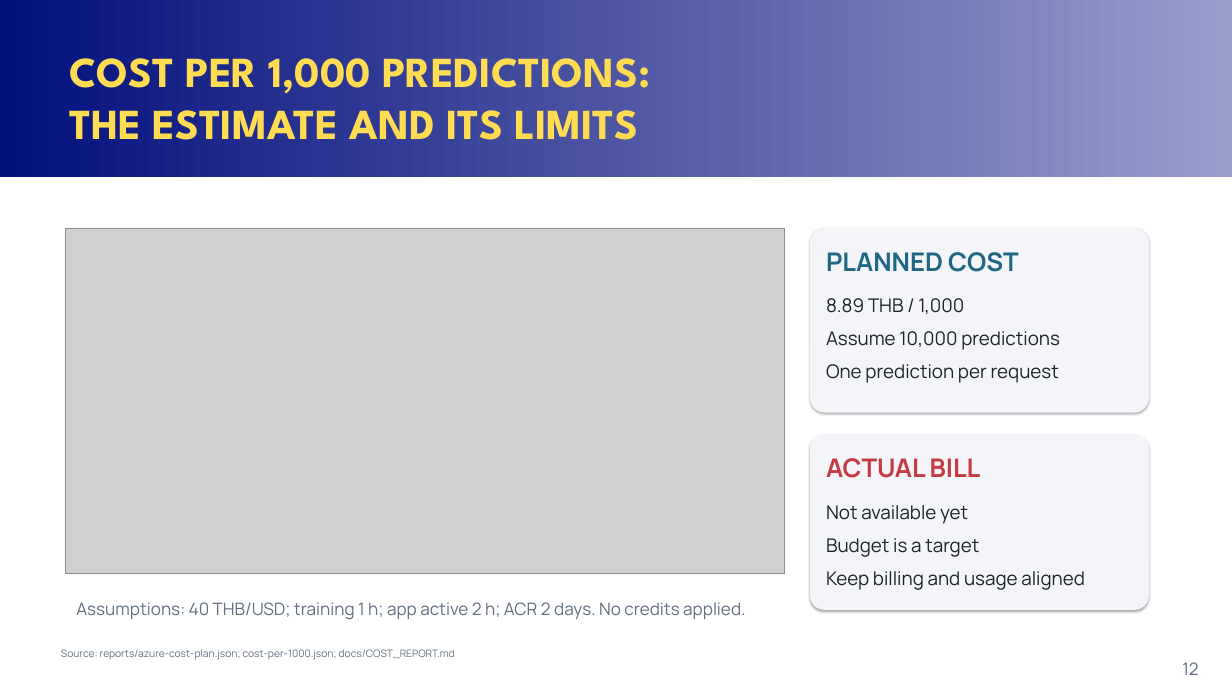
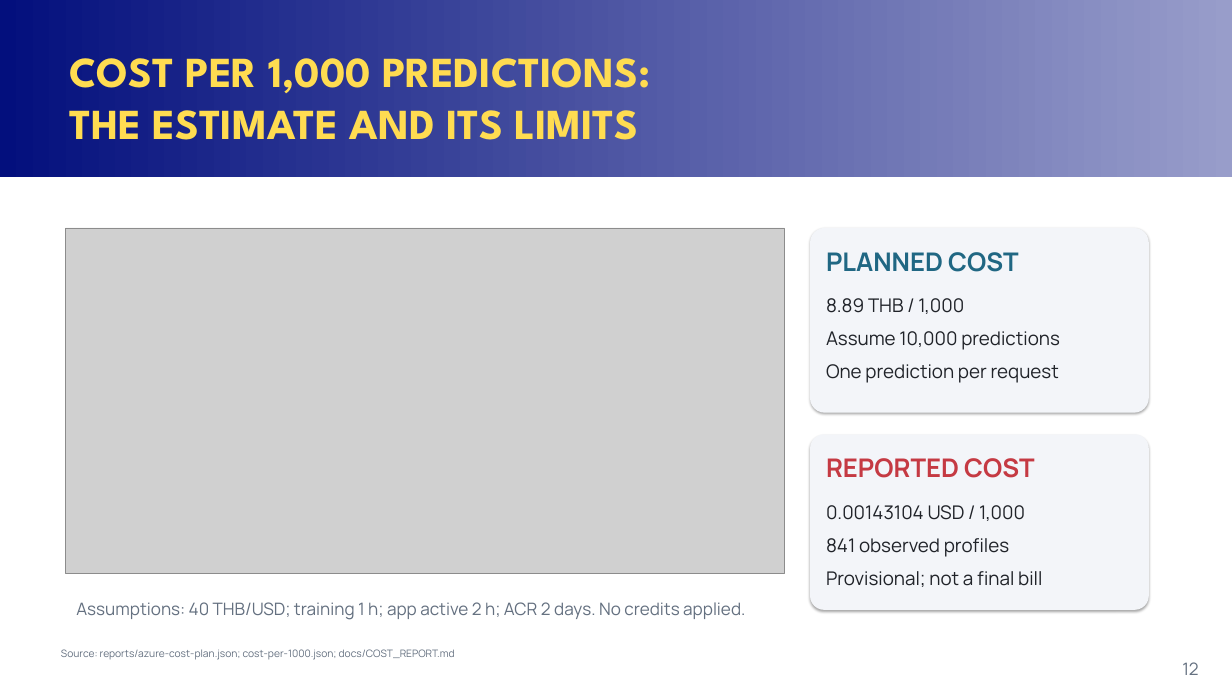
Before and after one commit to DewPerawis/ITCS355-Final-PJ-6688012-6688121-6688193, a slide deck: slide 12 of output/presentation/MLOP-PJ_Presentation.pptx. Drawn at 1232x693 pixels with LibreOffice and Linux fonts; fonts in the diff are those of the drawing; grey boxes stand for pictures. Boxes give left, top, right and bottom in pixels: in the first picture for what was removed or moved away, otherwise in the second. Text is boxed around its words. In the diff, an @@ line names an element or a change of style, - is before the commit and + after.

```diff
--- a/output/presentation/MLOP-PJ_Presentation.pptx
+++ b/output/presentation/MLOP-PJ_Presentation.pptx
@@ text at box(826, 458, 1035, 478): text changed @@
-ACTUAL BILL
+REPORTED COST
@@ text at box(826, 505, 1042, 587): text changed @@
-Not available yet
-Budget is a target
-Keep billing and usage aligned
+0.00143104 USD / 1,000
+841 observed profiles
+Provisional; not a final bill
```
Also in this commit, not shown: 4 other slides changed, 20 other files.
